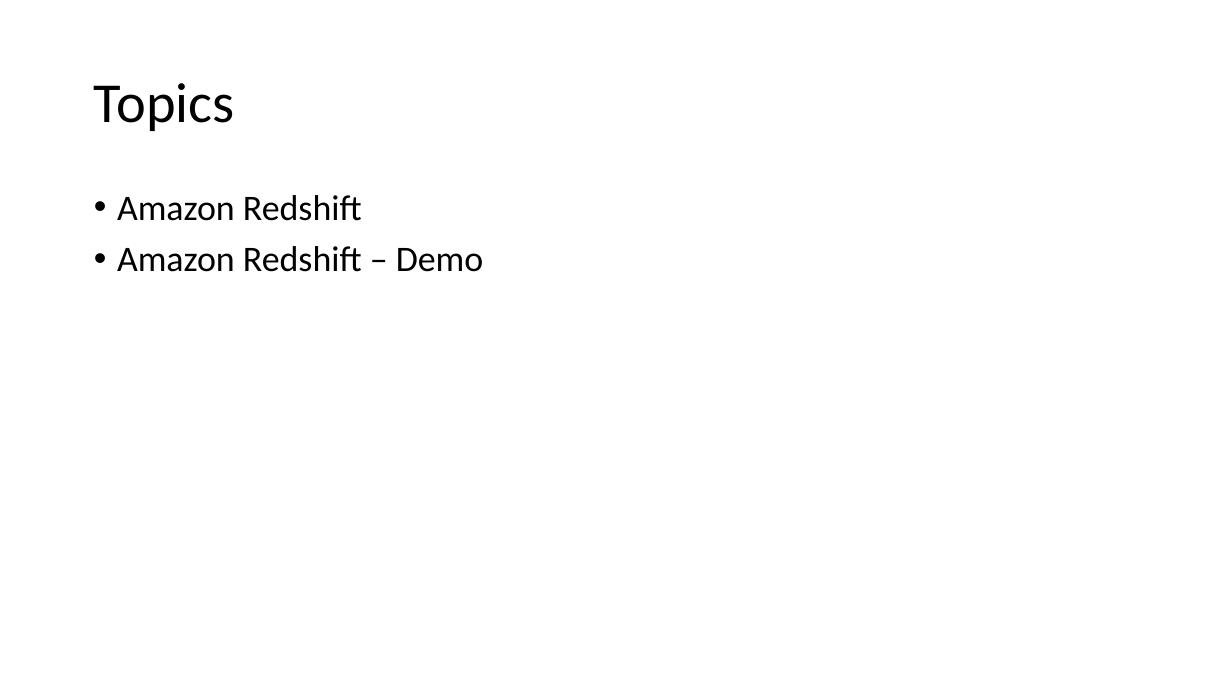
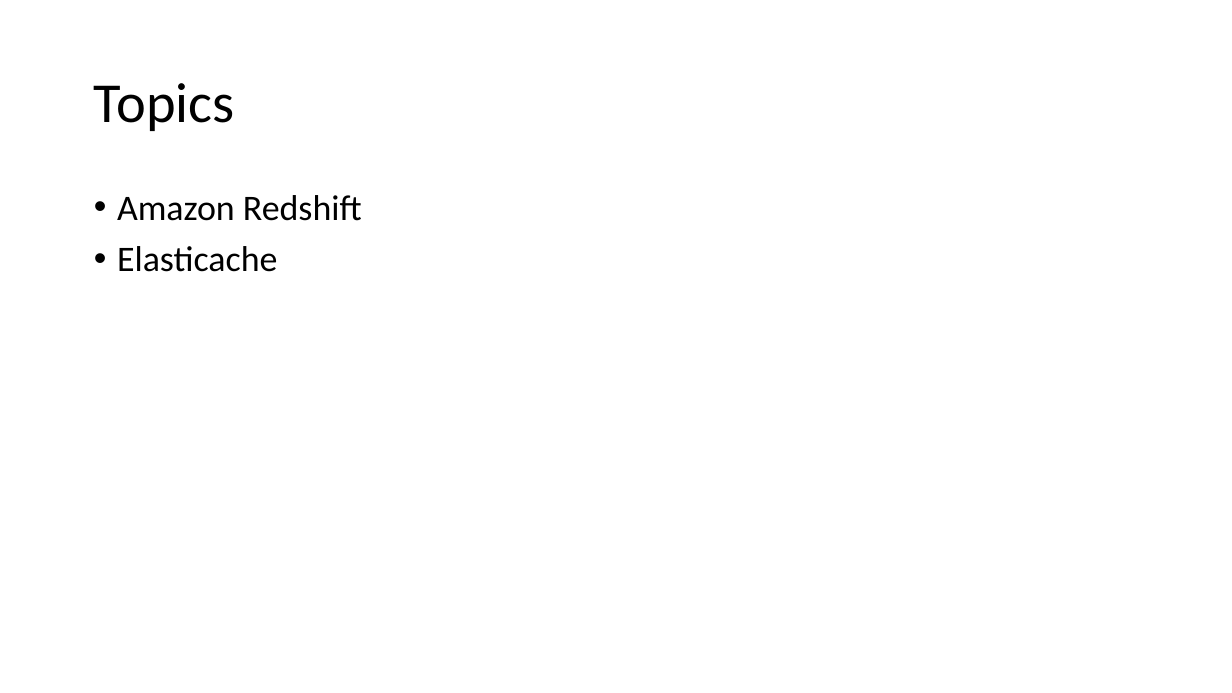
Before and after one commit to aloknath1/cloud-computing, a slide deck: slide 2 of Session-4.pptx. Drawn at 1232x693 pixels with LibreOffice and Linux fonts; fonts in the diff are those of the drawing. Boxes give left, top, right and bottom in pixels: in the first picture for what was removed or moved away, otherwise in the second. Text is boxed around its words. In the diff, an @@ line names an element or a change of style, - is before the commit and + after.

Commit message:
add ppt

```diff
--- a/Session-4.pptx
+++ b/Session-4.pptx
@@ text at (x1=117, y1=246, x2=278, y2=272): text changed @@
-• Amazon Redshift – Demo
+• Elasticache
```
Also in this commit, not shown: 2 other files.
